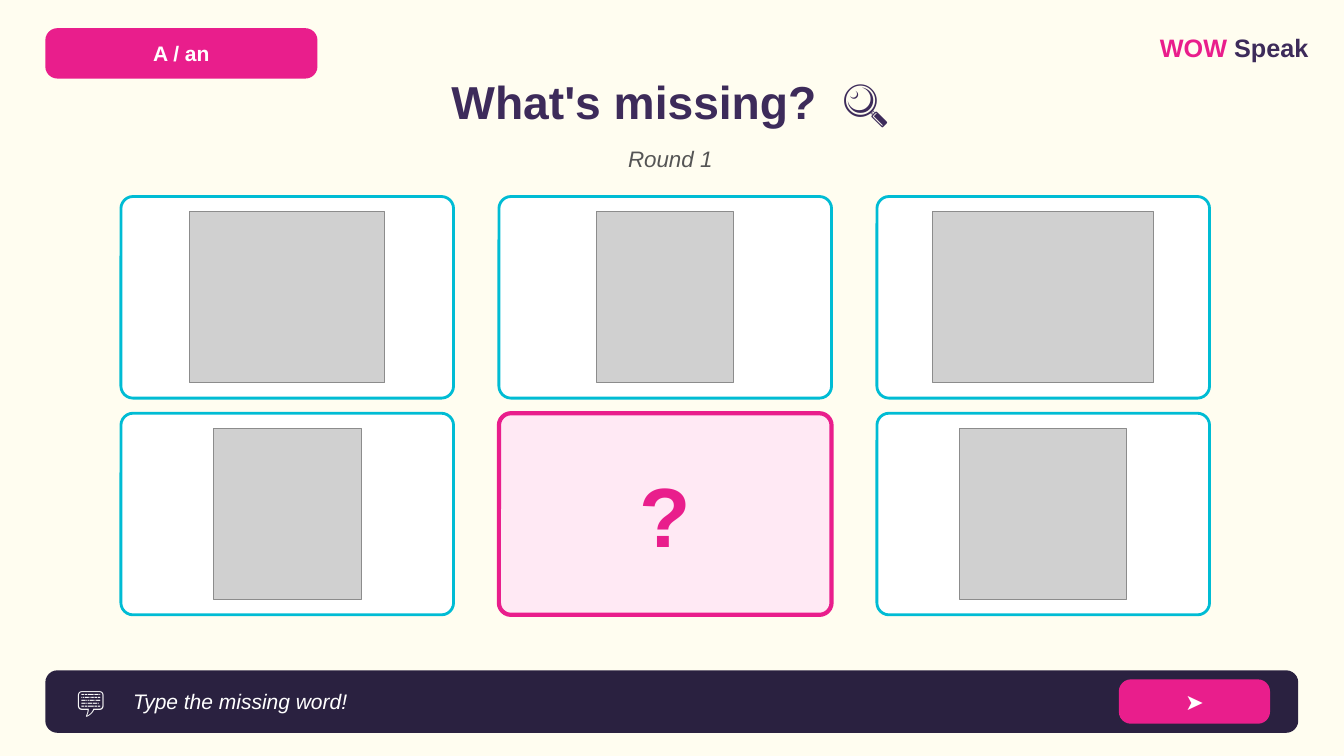
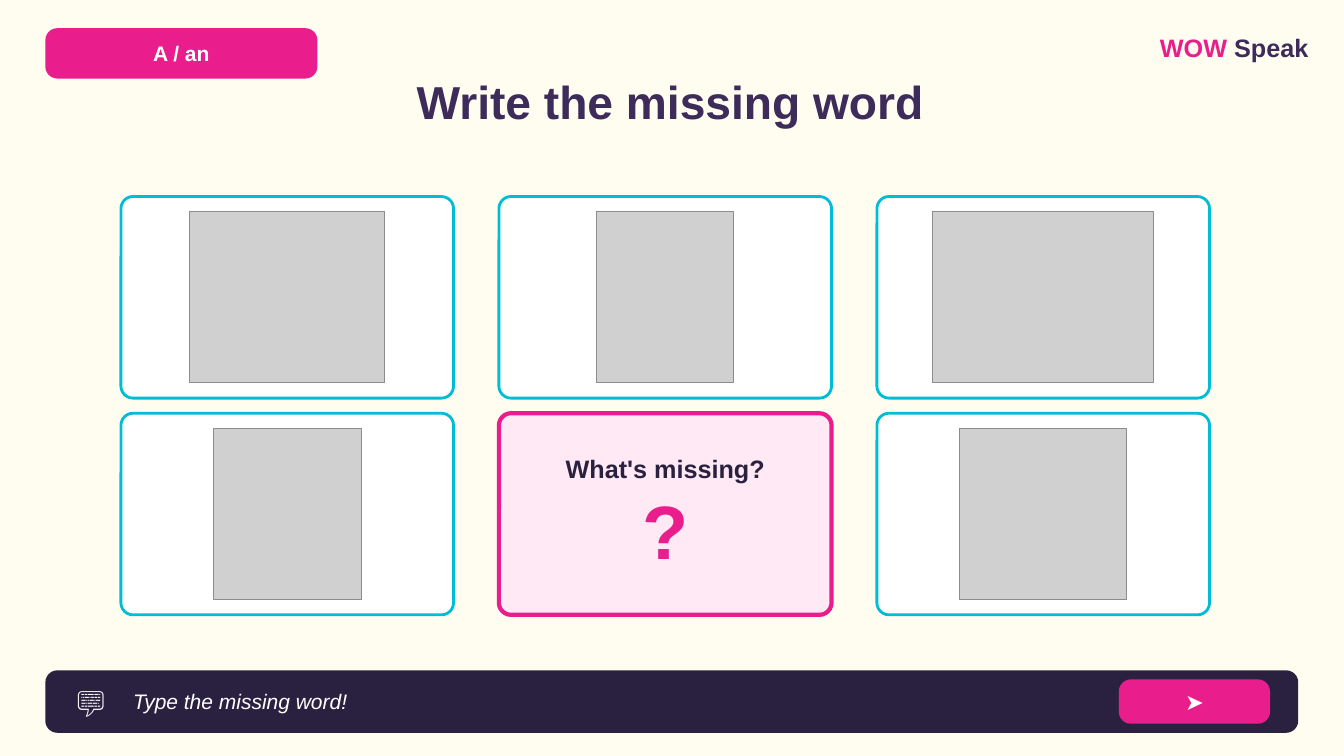
Before and after one commit to wowspeakschool-lang/classroom, a slide deck: slide 7 of vebinary/03.12_A-an/7-9/WOW_Speak_A_An_Food_7-9_LESSON.pptx. Drawn at 1344x756 pixels with LibreOffice and Linux fonts; fonts in the diff are those of the drawing; grey boxes stand for pictures. Boxes give left, top, right and bottom in pixels: in the first picture for what was removed or moved away, otherwise in the second. Text is boxed around its words. In the diff, an @@ line names an element or a change of style, - is before the commit and + after.

```diff
--- a/vebinary/03.12_A-an/7-9/WOW_Speak_A_An_Food_7-9_LESSON.pptx
+++ b/vebinary/03.12_A-an/7-9/WOW_Speak_A_An_Food_7-9_LESSON.pptx
@@ text added at box(417, 85, 923, 128), 33 pt, text #3D2B5A, bold @@
+Write the missing word
@@ text removed at box(628, 151, 712, 167) @@
-Round 1
@@ rounded rectangle "What's missing?": place and size @@
-rounded rectangle "What's missing?" at box(451, 85, 817, 128)
+rounded rectangle "What's missing?" at box(499, 413, 832, 615)
@@ rounded rectangle "What's missing?" at box(499, 413, 832, 615): fill none to #FFE9F4; outline none to #E91E8C 3 pt @@
@@ rounded rectangle removed at box(499, 413, 832, 615) @@
-?
@@ text in rounded rectangle at box(566, 459, 765, 484): text changed; size 33 to 18 pt; text colour #3D2B5A to #2A2140 @@
-What's missing? 🔍
+What's missing?
+?
```
Also in this commit, not shown: 22 other slides changed, 7 other files.
